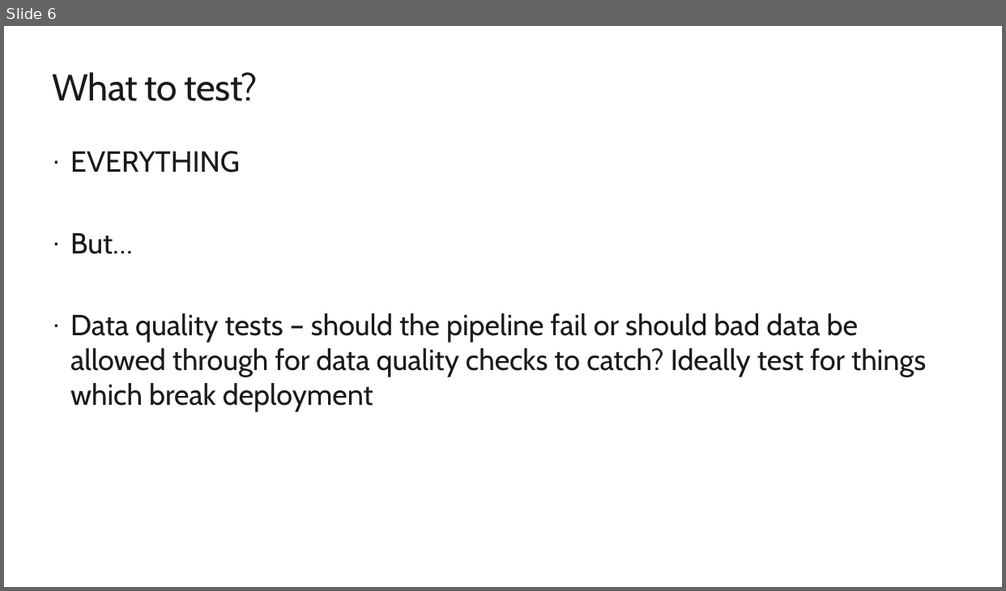
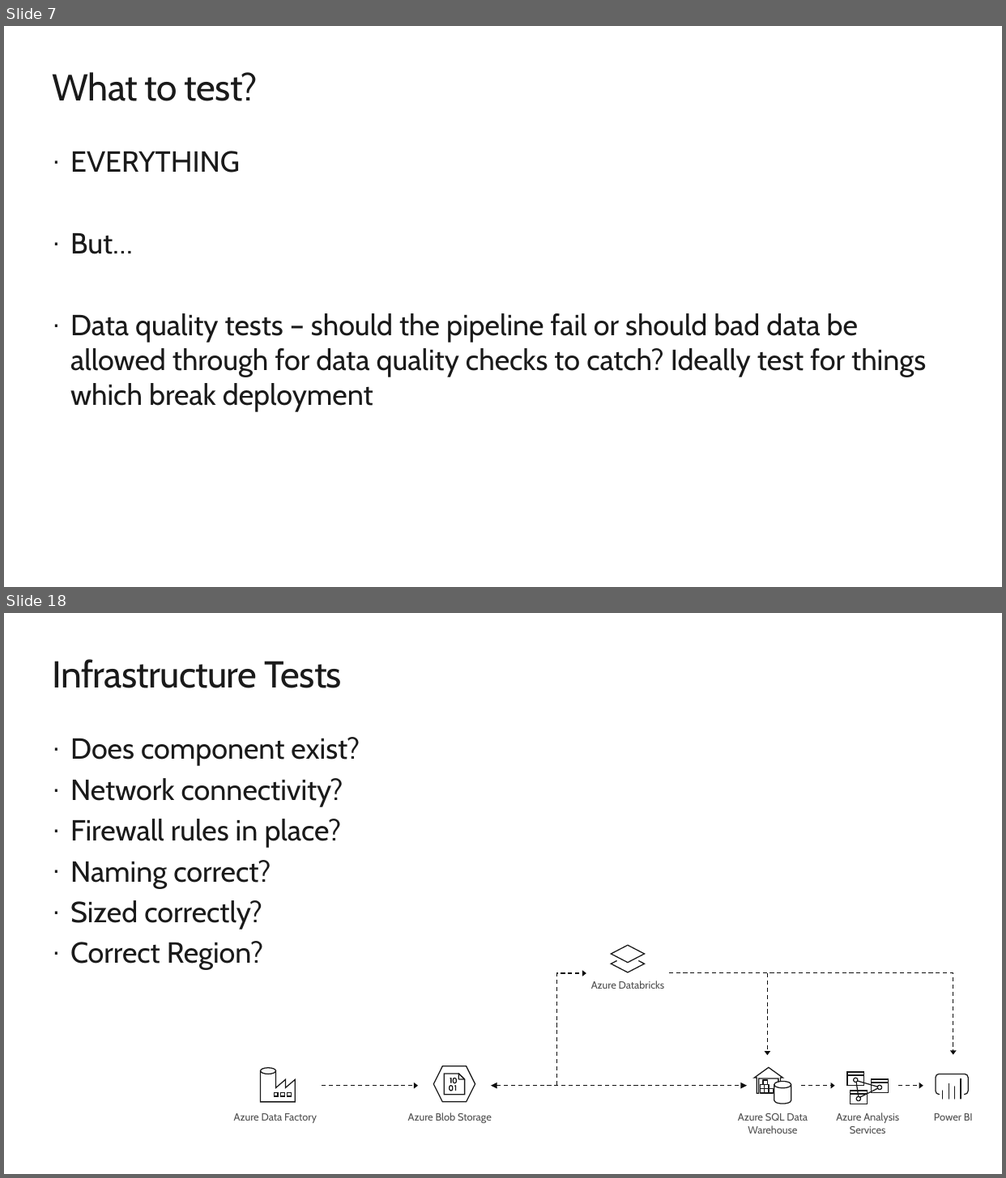
Before and after one commit to arevaloisabel/agiledataoops, a slide deck: Presentations/Testing Intro.pptx. Shown one above the other, each under a label of ours: slide 6 before the commit, slides 7 and 18 after it; the slides between them are not shown. The pictures are 1006x591 and 1006x1178 pixels, drawn with LibreOffice and Linux fonts; fonts in the diff are those of the drawing; background and template pictures are left out. Boxes give left, top, right and bottom in pixels: in the first picture for what was removed or moved away, otherwise in the second. Text is boxed around its words. In the diff, an @@ line names an element or a change of style, - is before the commit and + after.

```diff
--- a/Presentations/Testing Intro.pptx
+++ b/Presentations/Testing Intro.pptx
@@ slide 18 added at (4, 613, 1002, 1174), background #FFFFFF @@
@@ title added at (52, 659, 342, 688), 36 pt, text #1A1A1A @@
+Infrastructure Tests
@@ text added at (70, 737, 360, 970), 28 pt, text #1A1A1A @@
+· Does component exist?
+· Network connectivity?
+· Firewall rules in place?
+· Naming correct?
+· Sized correctly?
+· Correct Region?
@@ diamond added at (612, 945, 645, 963), outline #1A1A1A 1 pt @@
@@ elbow arrow added from (557, 1085) to (586, 973), #0D0D0D 1 pt dashed @@
@@ freeform shape added at (612, 961, 645, 973), outline #1A1A1A 1 pt @@
@@ elbow arrow added from (669, 973) to (953, 1054), #0D0D0D 1 pt dashed @@
@@ arrow added from (768, 973) to (768, 1055), #0D0D0D 1 pt dashed @@
@@ text added at (591, 981, 664, 989), 10 pt, text #505050 @@
+Azure Databricks
@@ group added at (234, 1068, 317, 1123): 5 freeform shapes, 1 text @@
+Azure Data Factory
@@ group added at (434, 1067, 475, 1102): 4 freeform shapes, 1 hexagon, 1 snip rect, 1 right triangle @@
@@ group added at (936, 1074, 969, 1099): 4 lines, 1 freeform shape @@
@@ arrow added from (322, 1086) to (418, 1086), #0D0D0D 1 pt dashed @@
@@ double arrow added from (491, 1086) to (747, 1086), #0D0D0D 1 pt dashed @@
@@ group added at (754, 1068, 791, 1104): 6 rectangles, 1 freeform shape, 1 cylinder @@
@@ arrow added from (801, 1086) to (835, 1086), #0D0D0D 1 pt dashed @@
@@ group added at (848, 1072, 889, 1105): 6 lines, 3 rectangles, 3 ellipses @@
@@ arrow added from (898, 1086) to (923, 1086), #0D0D0D 1 pt dashed @@
@@ text added at (408, 1113, 492, 1123), 10 pt, text #505050 @@
+Azure Blob Storage
@@ text added at (738, 1114, 808, 1134), 10 pt, text #505050 @@
+Azure SQL Data Warehouse
@@ text added at (836, 1113, 899, 1134), 10 pt, text #505050 @@
+Azure Analysis Services
@@ text added at (934, 1114, 973, 1121), 10 pt, text #505050 @@
+Power BI
@@ what was slide 6 is now slide 7 @@
```
Also in this commit, not shown: 5 slides changed, 10 other slides added, 6 other files.
